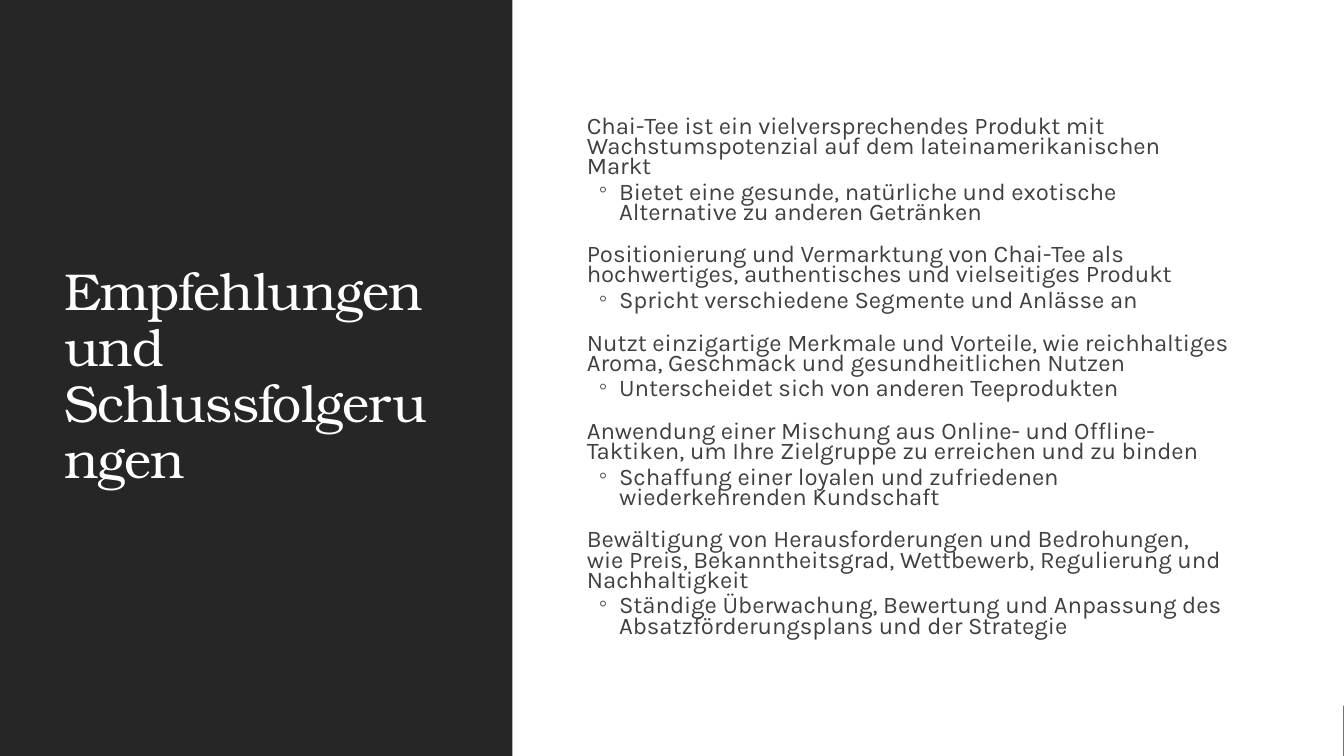
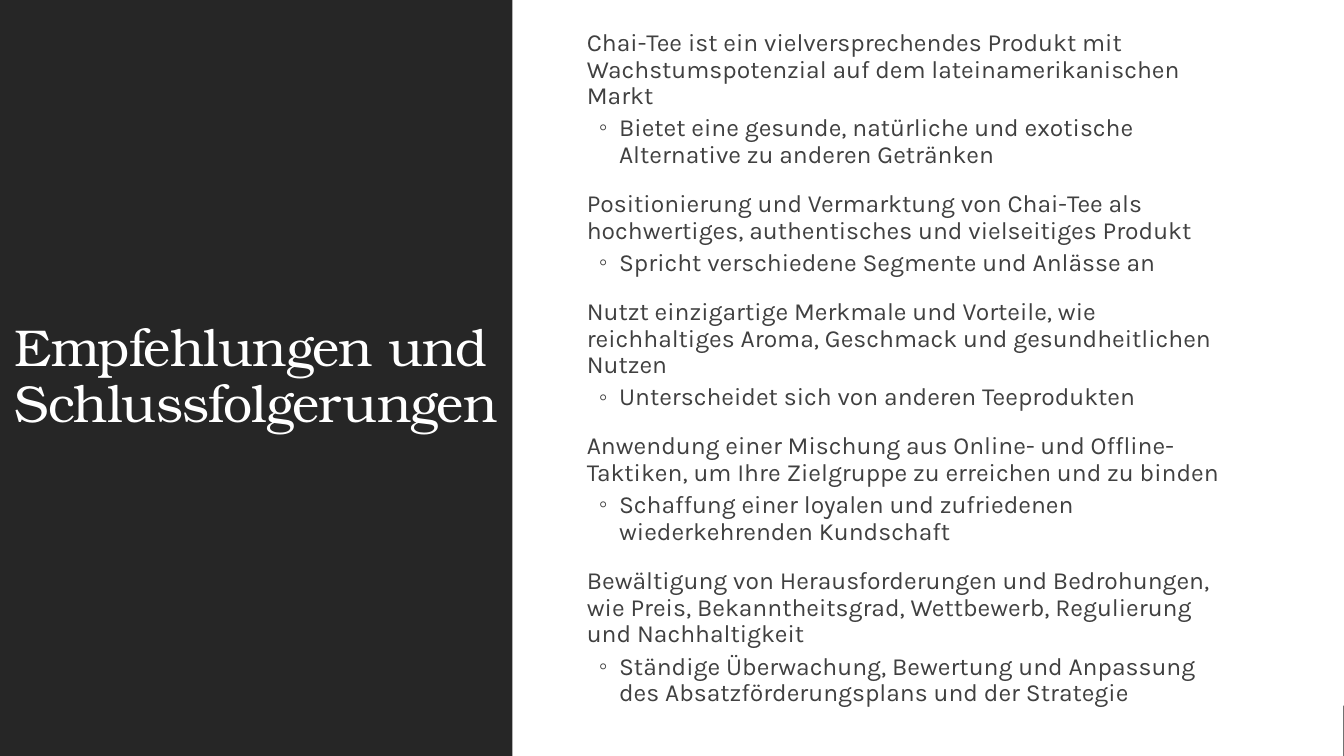
Before and after one commit to MicrosoftLearning/MS-4004-Empower-workforce-copilot-use-cases.de-de, a slide deck: slide 14 of ResourceFiles/Mystic Spice Premium Chai Market Analysis Presentation.pptx. Drawn at 1344x756 pixels with LibreOffice and Linux fonts; fonts in the diff are those of the drawing. Boxes give left, top, right and bottom in pixels: in the first picture for what was removed or moved away, otherwise in the second. Text is boxed around its words. In the diff, an @@ line names an element or a change of style, - is before the commit and + after.

```diff
--- a/ResourceFiles/Mystic Spice Premium Chai Market Analysis Presentation.pptx
+++ b/ResourceFiles/Mystic Spice Premium Chai Market Analysis Presentation.pptx
@@ text "Chai-Tee ist ein vielversprechendes Produkt ...": place and size @@
-text "Chai-Tee ist ein vielversprechendes Produkt ..." at [587, 117, 1228, 639]
+text "Chai-Tee ist ein vielversprechendes Produkt ..." at [587, 34, 1219, 707]
@@ text "Chai-Tee ist ein vielversprechendes Produkt ..." at [587, 34, 1219, 707]: size 17.1 to 17.6 pt; line spacing 0.7 to 0.9 @@
@@ title "Empfehlungen und Schlussfolgerungen" rewrapped from [64, 272, 422, 367] to [15, 328, 497, 434] @@
```
Also in this commit, not shown: 12 other slides changed, 18 other files.
